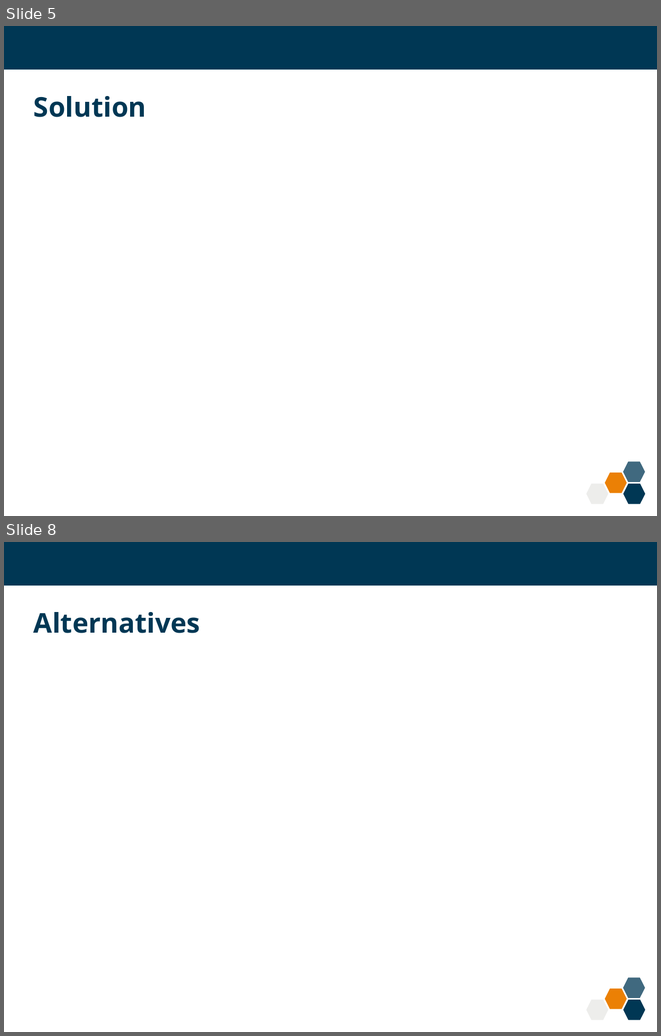
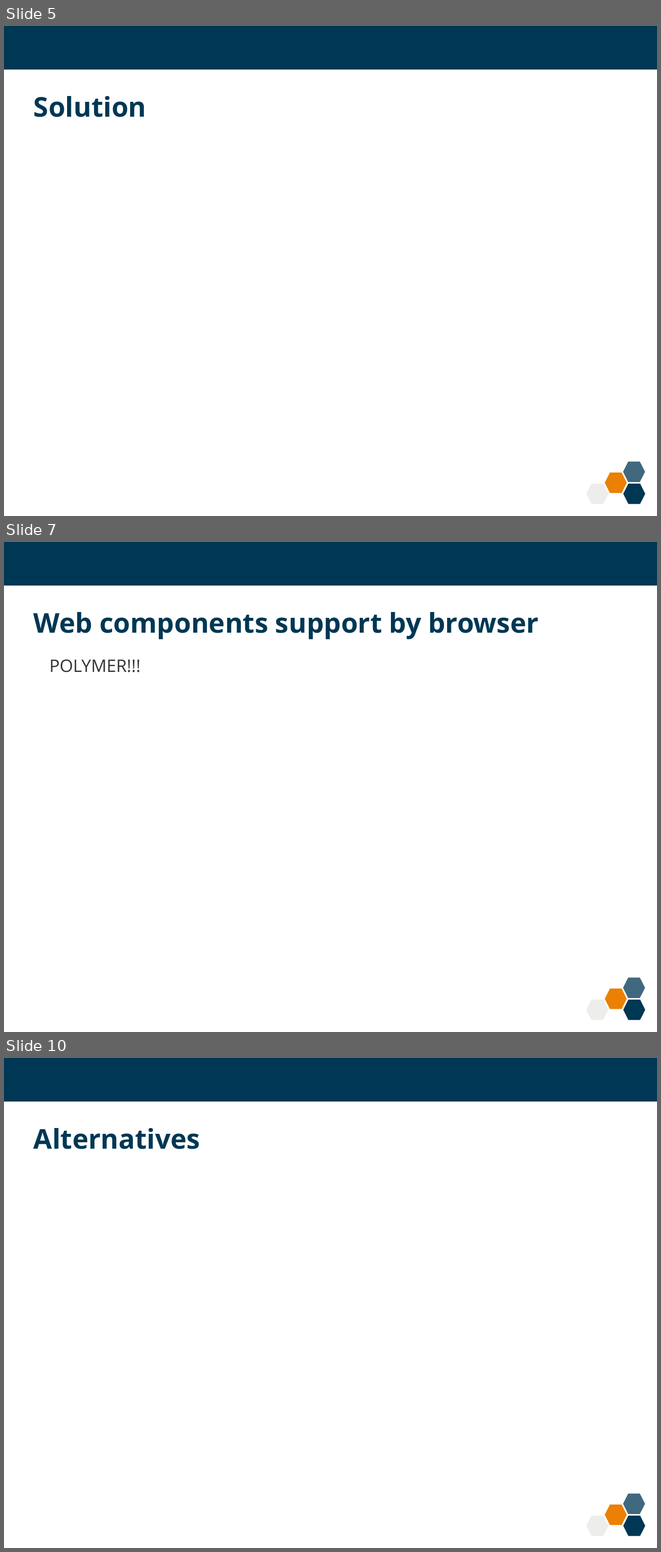
Before and after one commit to kashesandr/Public-Activities, a slide deck: 2015/summer-school/2/index.pptx. Shown one above the other, each under a label of ours: slides 5 and 8 before the commit, slides 5, 7 and 10 after it; the slides between them are not shown. The pictures are 661x1036 and 661x1552 pixels, drawn with LibreOffice and Linux fonts; fonts in the diff are those of the drawing; background and template pictures are left out. Boxes give left, top, right and bottom in pixels: in the first picture for what was removed or moved away, otherwise in the second. Text is boxed around its words. In the diff, an @@ line names an element or a change of style, - is before the commit and + after.

```diff
--- a/2015/summer-school/2/index.pptx
+++ b/2015/summer-school/2/index.pptx
@@ slide 7 added at (x1=4, y1=542, x2=657, y2=1032), background #FFFFFF; not listed: 5 template elements that a slide beside it also shows @@
@@ title added at (x1=34, y1=612, x2=539, y2=640), 30 pt, text #003754, bold @@
+Web components support by browser
@@ text added at (x1=50, y1=659, x2=141, y2=672), 19 pt, text #333332 @@
+POLYMER!!!
@@ what was slide 8 is now slide 10 @@
```
Also in this commit, not shown: 1 slide changed, 4 other slides added, 3 slides removed.
